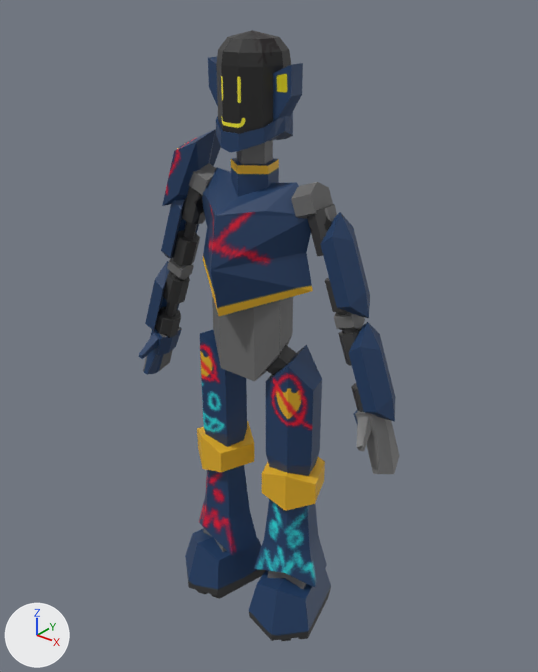
A saved change to the Blender file Assets/CharacterbackuP.blend.
Rendered twice from a 50 mm lens placed at (4.51, -5.3, 2.63), pointed at (0.09, 0.23, -0.79). Lighting does not change. The marker at lower left points along +X, +Y and +Z.
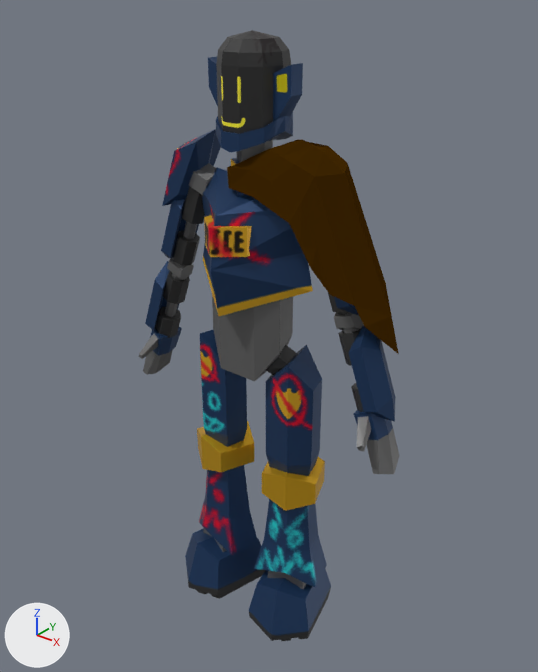
The change, as a diff of the scene's bpy script:
```diff
--- a/Assets/CharacterbackuP.blend.py
+++ b/Assets/CharacterbackuP.blend.py
@@ mat_material @@
 mat_material.texture = img_leftfootjoint_lowerneck_rightpauldron_and_more_png
+mat_material.metallic = 0.468
@@ mat_metallic @@
+mat_metallic = principled_material('metallic')
+mat_metallic.texture = img_leftfootjoint_lowerneck_rightpauldron_and_more_png
+mat_metallic.metallic = 0.697
+mat_metallic.roughness = 0.371
@@ mat_material_002 @@
+mat_material_002 = principled_material('Material.002')
+mat_material_002.texture = img_leftfootjoint_lowerneck_rightpauldron_and_more_png
+mat_material_002.roughness = 0.719
+mat_material_002.diffuse_roughness = 0.736
+mat_material_002.specular_ior_level = 0.0
@@ me_cube_001 @@
 # used by ob_uppertorso; location = (0.0, 0.0, 0.0); scale = (0.5, 0.5, 0.5)
-me_cube_001.from_pydata(...)  # 19 vertices, 21 faces; spans x -1.36..1.47, y -1.15..1.26, z -0.66..1.86
+me_cube_001.from_pydata(...)  # 31 vertices, 31 faces; spans x -1.36..1.47, y -1.15..1.26, z -0.66..1.86
+# me_cube_001 part 1
+# 6 vertices are added at (-0.46, -0.71, 0.6), (-0.46, -0.71, 1.15), (0.6, -0.71, 0.6), (0.6, -0.71, 1.15), (0.07, -1.14, 0.6), (0.07, -1.14, 1.15)
+# 6 new vertices lie (0.0, 0.23, 0.0) away from vertices in x -0.46..0.6, y -1.14..-0.71, z 0.6..1.15
+# 10 new faces join them
 me_cube_001.materials.append(mat_material)
@@ me_cube_013 @@
 # used by ob_hand; location = (0.0, 0.0, 0.0); scale = (0.5, 0.5, 0.5)
-me_cube_013.from_pydata(...)  # 32 vertices, 30 faces; spans x -3.305..-2.465, y -0.484..0.59, z -3.519..-2.086
+me_cube_013.from_pydata(...)  # 32 vertices, 29 faces; spans x -3.305..-2.465, y -0.484..0.59, z -3.519..-2.086
+# me_cube_013 part 2: 29 kept faces spanning x -3.305..-2.465, y -0.484..0.59, z -3.519..-2.086 get new texture (UV) coordinates
 me_cube_013.materials.append(mat_material)
@@ me_cube_022 @@
 # used by ob_lefthand; location = (0.0, 0.0, 0.0); scale = (0.5, 0.5, 0.5)
-me_cube_022.from_pydata(...)  # 32 vertices, 30 faces; spans x 2.646..3.486, y -0.484..0.59, z -3.519..-2.086
+me_cube_022.from_pydata(...)  # 32 vertices, 28 faces; spans x 2.646..3.486, y -0.484..0.59, z -3.519..-2.086
+# me_cube_022 part 3: 28 kept faces spanning x 2.646..3.486, y -0.484..0.59, z -3.519..-2.086 get new texture (UV) coordinates
 me_cube_022.materials.append(mat_material)
@@ me_plane @@
 me_plane.from_pydata(...)  # 49 vertices, 39 faces; spans x -0.68..3.38, y -0.64..1.32, z -1.0..2.65
-me_plane.materials.append(mat_material)  # picture img_leftfootjoint_lowerneck_rightpauldron_and_more_png
+me_plane.materials.append(mat_material_002)  # picture img_leftfootjoint_lowerneck_rightpauldron_and_more_png
@@ me_cube_005 @@
 me_cube_005.from_pydata(...)  # 12 vertices, 10 faces; spans x -1.651..-0.207, y -0.402..0.812, z -5.11..-4.199
-me_cube_005.materials.append(mat_material)  # picture img_leftfootjoint_lowerneck_rightpauldron_and_more_png
+me_cube_005.materials.append(mat_metallic)  # picture img_leftfootjoint_lowerneck_rightpauldron_and_more_png
@@ me_cube_016 @@
 me_cube_016.from_pydata(...)  # 12 vertices, 10 faces; spans x 0.341..1.784, y -0.402..0.812, z -5.11..-4.199
-me_cube_016.materials.append(mat_material)  # picture img_leftfootjoint_lowerneck_rightpauldron_and_more_png
+me_cube_016.materials.append(mat_metallic)  # picture img_leftfootjoint_lowerneck_rightpauldron_and_more_png
@@ ob_plane @@
 ob_plane.scale = (0.5, 0.5, 0.5)
-ob_plane.hide_set(True)
```

Pixel boxes (x1, y1, x2, y2) of what changed, in the pictures (538 x 672 px):
'Plane', shown (brown): after (227, 139, 399, 354)
'UpperTorso', surface changed, reshaped: (201, 167, 313, 316) in both
'Head', surface changed: (208, 62, 290, 152) in both
'UpperLeftLeg', surface changed: (266, 350, 321, 476) in both
'LowerTorso', surface changed: (212, 295, 296, 381) in both
'LowerLeftLeg', surface changed: (254, 499, 316, 587) in both
'LeftFoot', surface changed: (249, 570, 315, 637) in both
'UpperRightLeg', surface changed: (200, 330, 247, 447) in both
'LowerRightLeg', surface changed: (199, 465, 252, 556) in both
'RightFoot', surface changed: (185, 528, 265, 592) in both
'UpperLeftArmor', surface changed: (320, 212, 370, 318) in both
'LowerLeftArmor', surface changed: (348, 322, 394, 421) in both
'LeftKnee', surface changed, recoloured: (262, 457, 325, 511) in both
'LeftHand', surface changed (grey to blue): (354, 409, 394, 474) in both
'RightKnee', surface changed, recoloured: (197, 424, 254, 472) in both
'Lowerneck', surface changed: (231, 158, 279, 197) in both
'Hand', surface changed (blue to grey): (139, 327, 182, 375) in both
'LeftShoulder', surface changed: (291, 182, 333, 219) in both
'LowerRightArmor', surface changed: (145, 262, 179, 331) in both
'UpperNeck', surface changed: (236, 140, 273, 164) in both
'LeftElbow', surface changed: (334, 312, 365, 330) in both
'RightFootJoint', surface changed: (203, 528, 227, 552) in both
part 1 of me_cube_001, added: after (204, 215, 252, 257)
